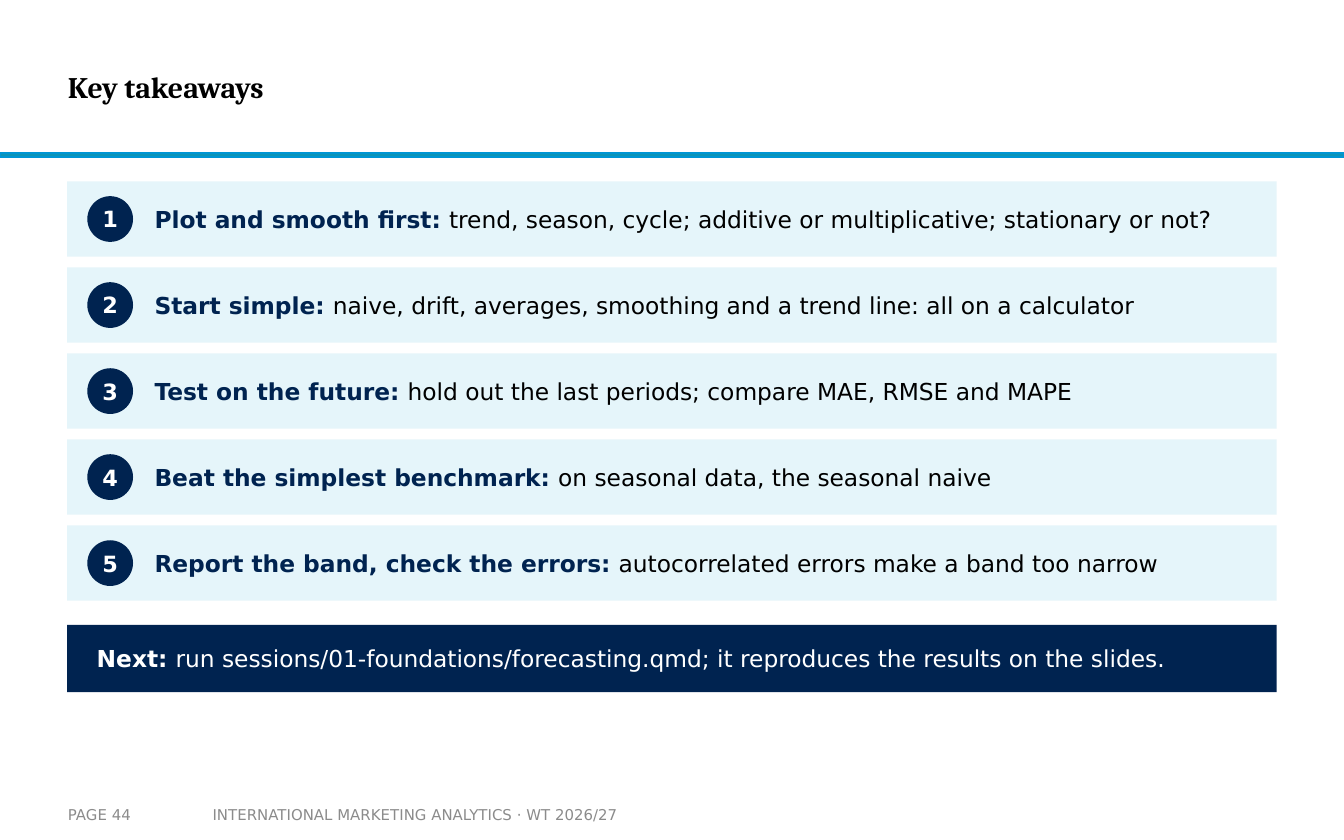
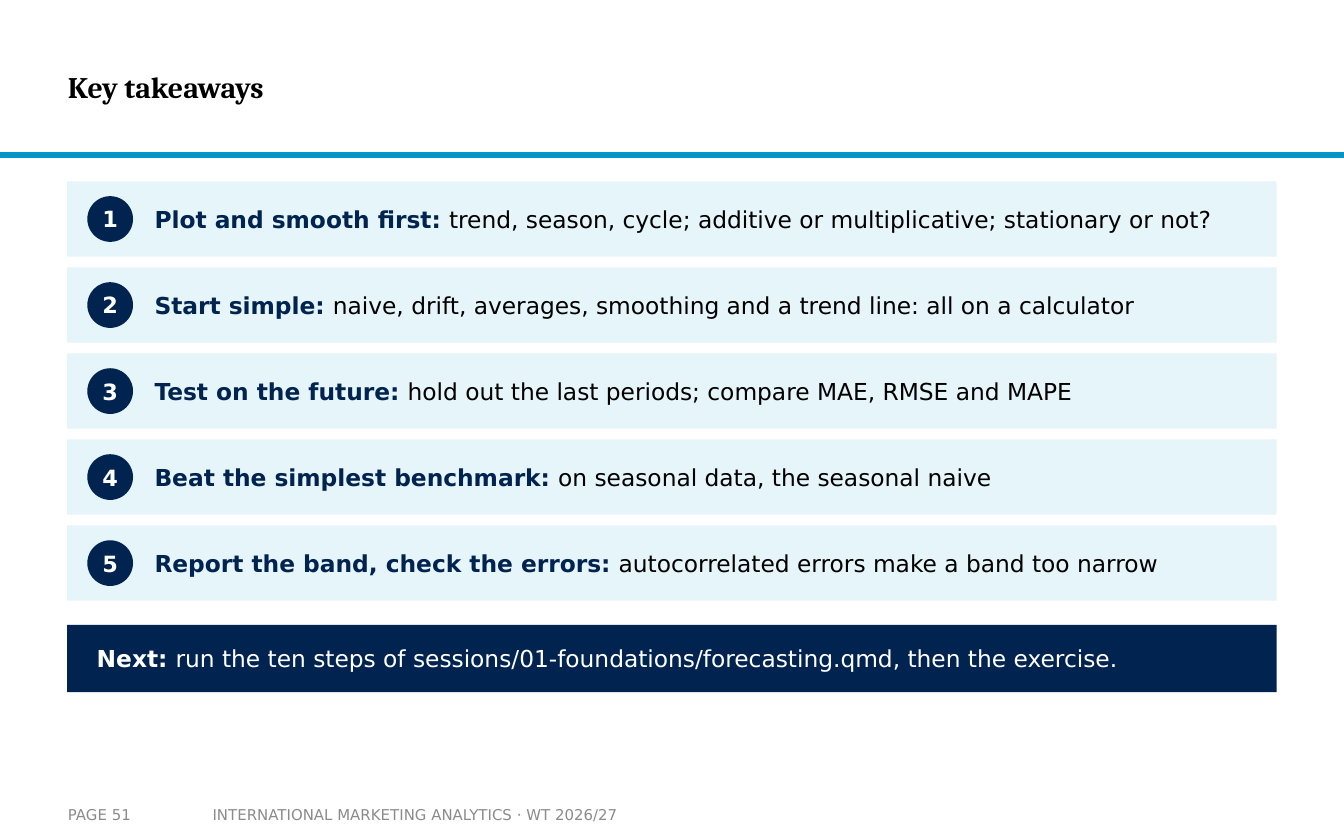
Before and after one commit to arnefloh-wu/international-marketing-analytics-teaching, a slide deck: slide 51 of slides/forecasting-and-time-series_WT26-27.pptx (slide 44 before the commit). Drawn at 1344x840 pixels with LibreOffice and Linux fonts; fonts in the diff are those of the drawing; background and template pictures are left out. Boxes give left, top, right and bottom in pixels: in the first picture for what was removed or moved away, otherwise in the second. Text is boxed around its words. In the diff, an @@ line names an element or a change of style, - is before the commit and + after.

```diff
--- a/slides/forecasting-and-time-series_WT26-27.pptx
+++ b/slides/forecasting-and-time-series_WT26-27.pptx
@@ text at [97, 649, 1118, 672]: text changed @@
-Next: run sessions/01-foundations/forecasting.qmd; it reproduces the results on the slides.
+Next: run the ten steps of sessions/01-foundations/forecasting.qmd, then the exercise.
@@ page number at [68, 809, 131, 820]: text changed @@
-PAGE 44
+PAGE 51
```
Also in this commit, not shown: 4 other slides changed, 10 slides added, 3 slides removed, 3 other files.
